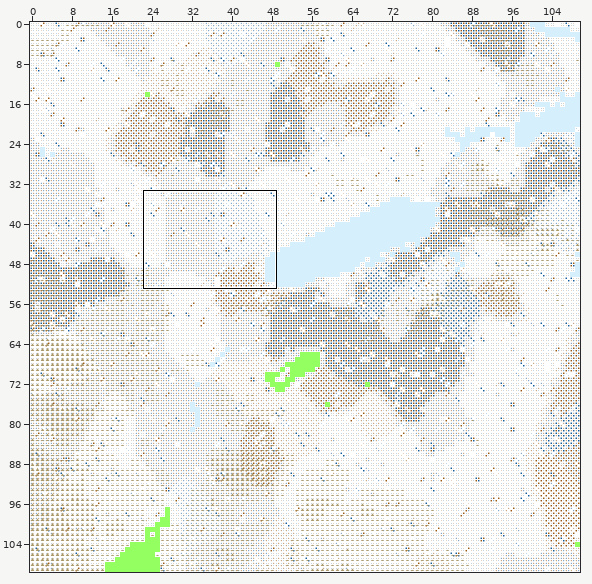
A Tiled map gets an edit: Maps/hd/boston-hd.tmx. The first picture is a wide view before the edit; the outline marks the close-up.
Close-up. Old version:
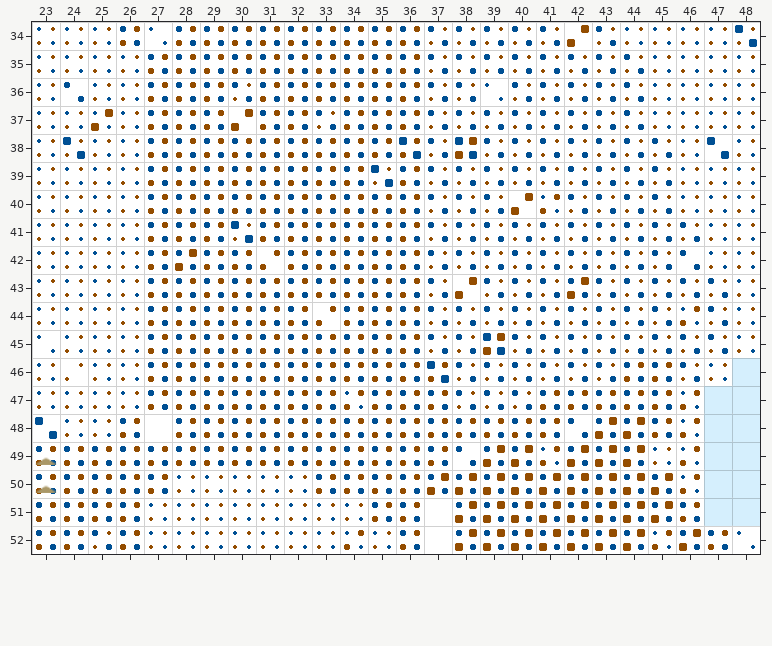
Cells are 32x32 px. Shown: x 23..48, y 34..52. The commit also changed other parts of the map, which this record leaves out.
The result:
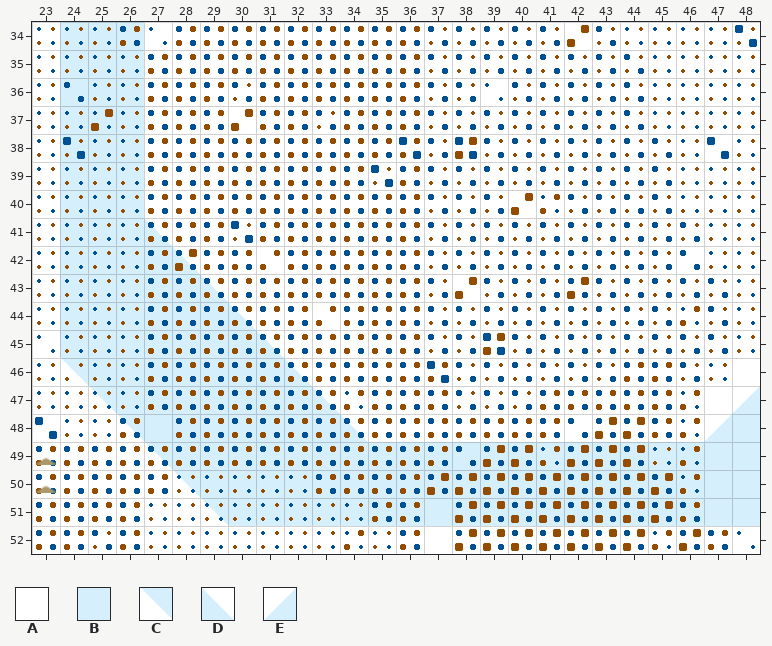
Key: from "Landform": A 0, B 1, C 5, D 8, E 9.
_ is an empty cell.
Change:
Layer "Land":
y 34..40: x 24..26 AAA -> BBB
y 41: x 24..27 AAAA -> BBBD
y 42: x 24..28 AAAAA -> BBBBD
y 43: x 24..29 AAAAAA -> BBBBBD
y 44: x 24..30 AAAAAAA -> BBBBBBD
y 45: x 24..31 AAAAAAAA -> BBBBBBBD
y 46: x 24..32 AAAAAAAAA -> CBBBBBBBD; x 48 B -> A
y 47: x 25..33 AAAAAAAAA -> CBBBBBBBD; x 47..48 BB -> AE
y 48: x 26..34 AAAAAAAAA -> CBBBBBBBD; x 47 B -> E
y 49: x 27..46 AAAAAAAAAAAAAAAAAAAA -> CBBBBBBBBBBBBBBBBBBB
y 50: x 28..46 AAAAAAAAAAAAAAAAAAA -> CBBBBBBBBBBBBBBBBBB
y 51: x 29..46 AAAAAAAAAAAAAAAAAA -> CBBBBBBBBBBBBBBBBB
